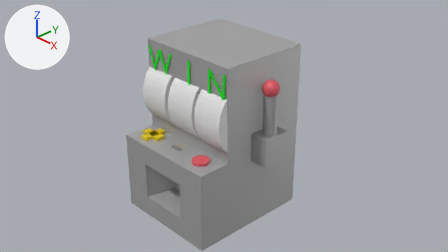
Two versions of the Blender file Assets/blender/slot matchine.blend, one commit apart.
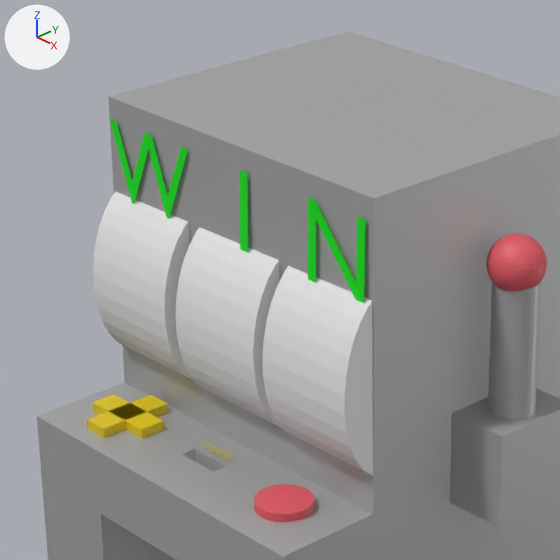
Each version appears first from the file's camera 'Camera', and next in a close-up on the part from 26% to 63% of the width and 4% to 71% of the height. The axes (+X, +Y, +Z) are drawn at upper left. The lights are the same throughout.

Names of what the first close-up shows: 'Cube.003', 'Cube.004', 'Cube.005', 'arm', 'attachment', 'base', 'button', 'handle', 'slot 1', 'slot 2', 'slot 3', 'win texr'.
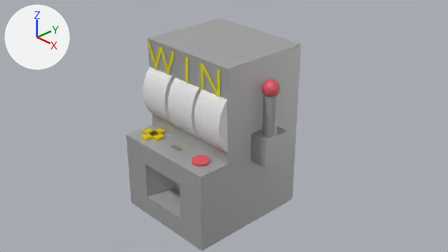
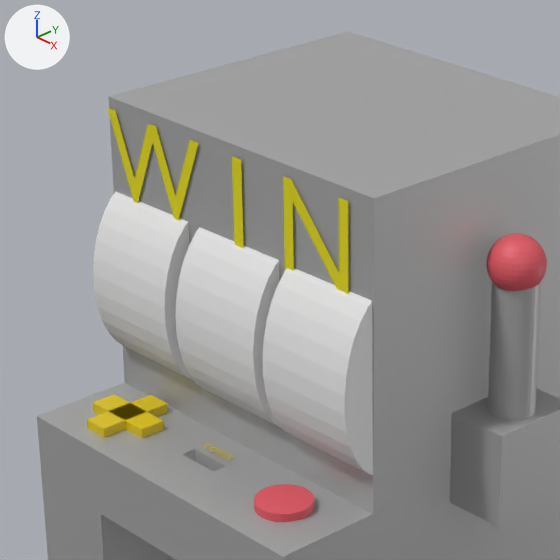
Diff of the bpy script that builds the scene:
```diff
--- a/Assets/blender/slot matchine.blend.py
+++ b/Assets/blender/slot matchine.blend.py
@@ mat_text @@
 mat_text = principled_material('text')
-mat_text.base_color = (0.0, 0.8, 0.00651)  # green #00e713
+mat_text.base_color = (0.801, 0.724, 0.0)  # yellow #e7dd00
@@ txt_text_002 @@
+txt_text_002 = bpy.data.curves.new('Text.002', 'FONT')
+txt_text_002.body = 'W I N'
+txt_text_002.materials.append(mat_text)  # yellow #e7dd00
+txt_text_002.size = 0.72
@@ ob_win_texr @@
-ob_win_texr = bpy.data.objects.new('win texr', txt_text)
-ob_win_texr.location = (-0.984, -0.871, 1.008)
-ob_win_texr.rotation_euler = (1.55, 0.0, 0.0)  # degrees (89, 0, 0)
-ob_win_texr.scale = (0.624, 0.625, -1.46)
@@ ob_text @@
+ob_text = bpy.data.objects.new('Text', txt_text_002)
+ob_text.location = (-1.0, -0.861, 1.0)
+ob_text.rotation_euler = (1.571, 0.0, 0.0)  # degrees (90, 0, 0)
```

Boxes [x1, y1, x2, y2] around the edits, measured in the close-ups (560 x 560 px):
'Text', added (yellow)
    after: [107, 108, 348, 294]
'win texr', deleted (green)
    before: [110, 119, 366, 303]
